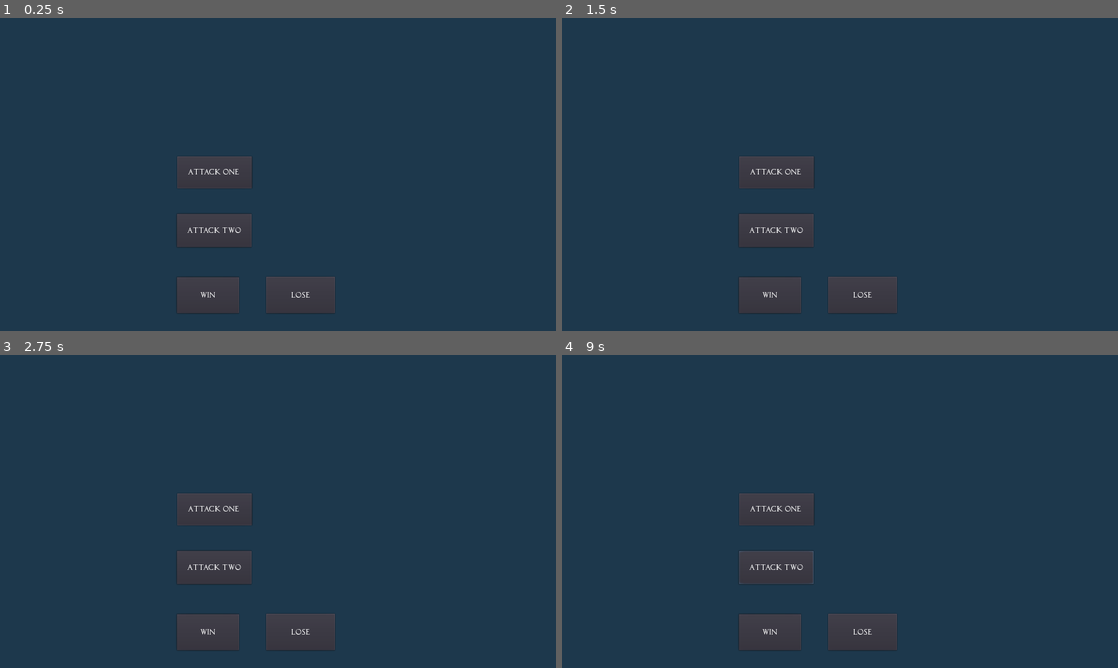
Above: before the commit, frames 1-4 (two rows, left to right).
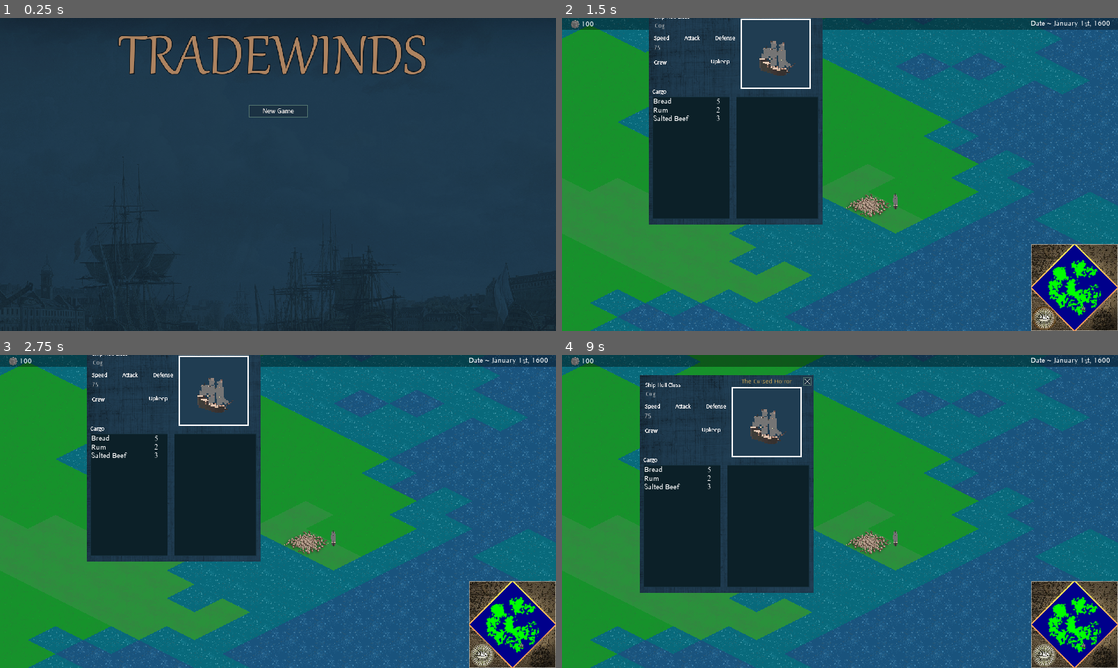
Above: after the commit, the same moments.

Repository: z-van-baars/tradewinds_godot
Game: Godot game, scene res://Scenes/Main.tscn
Two runs of this game, one before a commit and one after it. Both use one fixed random seed, a clock stepped at 60 frames per second and the inputs below.
Inputs (mouse positions are in pixels of both pictures, inside the frame that each line leads up to):
- Up to frame 1 (0.25 s): no input
- Up to frame 2 (1.5 s): click (840, 111) at 0.5 s; click (1045, 318) at 1.27 s
- Up to frame 3 (2.75 s): click (278, 448) at 2.02 s
- Up to frame 4 (9 s): click (840, 448) at 2.77 s; tap Enter at 3.5, 5, 6.5 s; move the mouse to (962, 495) at 3.52 s; press the mouse at (962, 495) at 3.53 s; right-click (962, 495) at 3.8 s; release the mouse at (962, 495) at 4.25 s; tap Space at 4.25, 5.75, 7.25 s; drag from (728, 527) to (840, 511) at 4.27 s; move the mouse to (895, 442) at 5.02 s; press the mouse at (895, 442) at 5.03 s; right-click (895, 442) at 5.3 s; release the mouse at (895, 442) at 5.75 s; drag from (812, 574) to (673, 464) at 5.77 s; move the mouse to (1006, 558) at 6.52 s; hold Right mouse button (right_click) 6.53-7.25 s; click (1006, 558) at 6.67 s; drag from (673, 464) to (840, 511) at 7.27 s; move the mouse to (867, 511) at 8.02 s; hold Mouse wheel up (scrollwheel_up) 8.03-8.75 s; click (867, 511) at 8.17 s; right-click (867, 511) at 8.3 s; drag from (756, 433) to (728, 527) at 8.77 s

The runs differ from the first frame. In frame 1, 11% of the frame differs, in the area x 0-100%, y 5-100%; in frame 2, 89%, in the area x 0-100%, y 0-100%; in frame 3, 89%; in frame 4, 87%.
Error before the commit: Invalid get index 'root' (on base: 'null instance'). (res://Scripts/Battle.gd:3)
Error after the commit: Parse Error: The identifier "entity" isn't declared in the current scope. (res://Scripts/Dispatcher.gd:7)

Commit message:
transfer to desktop commit

Diff:
--- a/Scenes/Main.tscn
+++ b/Scenes/Main.tscn
@@ -79,6 +79,8 @@
 [ext_resource path="res://Scripts/Encounter.gd" type="Script" id=77]
 [ext_resource path="res://Fonts/Capitalis/Capitalis.tres" type="DynamicFont" id=78]
 [ext_resource path="res://Fonts/Capitalis/CapitalisTypOasis.ttf" type="DynamicFontData" id=79]
+[ext_resource path="res://Scripts/Dispatcher.gd" type="Script" id=80]
+[ext_resource path="res://Fonts/Prince Valiant/PrinceValiant.ttf" type="DynamicFontData" id=81]
 
 [sub_resource type="TileSet" id=1]
 0/name = "very_dry.png 0"
@@ -150,6 +152,18 @@
 size = 25
 font_data = ExtResource( 79 )
 
+[sub_resource type="DynamicFont" id=5]
+size = 48
+font_data = ExtResource( 81 )
+
+[sub_resource type="DynamicFont" id=6]
+size = 26
+font_data = ExtResource( 73 )
+
+[sub_resource type="DynamicFont" id=7]
+size = 24
+font_data = ExtResource( 73 )
+
 [node name="Main" type="Node"]
 script = ExtResource( 30 )
 
@@ -221,6 +235,9 @@
 
 [node name="Ships" type="Node2D" parent="."]
 script = ExtResource( 72 )
+
+[node name="Dispatcher" type="Node2D" parent="."]
+script = ExtResource( 80 )
 
 [node name="Player" parent="." instance=ExtResource( 21 )]
 
@@ -1226,6 +1243,7 @@
 }
 
 [node name="EncounterScreen" type="ColorRect" parent="UILayer"]
+pause_mode = 2
 visible = false
 margin_right = 1280.0
 margin_bottom = 720.0
@@ -1277,7 +1295,47 @@
 "_edit_use_anchors_": false
 }
 
+[node name="EntityLabel" type="Label" parent="UILayer/EncounterScreen"]
+anchor_left = 0.5
+anchor_right = 0.5
+margin_left = -267.0
+margin_top = 20.0
+margin_right = 268.0
+margin_bottom = 87.0
+custom_fonts/font = SubResource( 5 )
+text = "The Whatever"
+align = 1
+__meta__ = {
+"_edit_use_anchors_": false
+}
+
+[node name="CaptainLabel" type="Label" parent="UILayer/EncounterScreen"]
+anchor_left = 0.5
+anchor_right = 0.5
+margin_left = -380.0
+margin_top = 99.0
+margin_right = 381.0
+margin_bottom = 129.0
+custom_fonts/font = SubResource( 6 )
+text = "Captained by Ignatious Thoroughgood"
+align = 1
+
+[node name="MessageLabel" type="Label" parent="UILayer/EncounterScreen"]
+anchor_left = 0.5
+anchor_top = 0.5
+anchor_right = 0.5
+anchor_bottom = 0.5
+margin_left = -434.5
+margin_top = -203.0
+margin_right = 434.5
+margin_bottom = 125.0
+custom_fonts/font = SubResource( 7 )
+text = "Message Goes Here"
+align = 1
+autowrap = true
+
 [node name="BattleScreen" type="ColorRect" parent="UILayer"]
+visible = false
 margin_right = 1280.0
 margin_bottom = 720.0
 color = Color( 0.113725, 0.219608, 0.298039, 1 )
@@ -1380,11 +1438,12 @@
 wait_time = 3.0
 [connection signal="date_changed" from="Calendar" to="UILayer/DateBar" method="_on_Calendar_date_changed"]
 [connection signal="timeout" from="Calendar/Timer" to="Calendar" method="_on_Timer_timeout"]
+[connection signal="open_encounter_screen" from="Dispatcher" to="UILayer/EncounterScreen" method="_on_Dispatcher_open_encounter_screen"]
 [connection signal="open_city_menu" from="Player" to="UILayer/CityMenu" method="_on_Player_open_city_menu"]
 [connection signal="toggle_logistics_menu" from="Player" to="UILayer/LogisticsMenu" method="_on_Player_toggle_logistics_menu"]
 [connection signal="pressed" from="UILayer/MapWidget/LogisticsButton" to="UILayer/LogisticsMenu" method="_on_LogisticsButton_pressed"]
+[connection signal="pressed" from="UILayer/MainMenu/NewGameButton" to="UILayer/MainMenu" method="_on_NewGameButton_pressed"]
 [connection signal="pressed" from="UILayer/MainMenu/NewGameButton" to="." method="_on_NewGameButton_pressed"]
-[connection signal="pressed" from="UILayer/MainMenu/NewGameButton" to="UILayer/MainMenu" method="_on_NewGameButton_pressed"]
 [connection signal="visibility_changed" from="UILayer/CityMenu" to="UILayer/CityMenu" method="_on_CityMenu_visibility_changed"]
 [connection signal="button_down" from="UILayer/CityMenu/DragButton" to="UILayer/CityMenu" method="_on_DragButton_button_down"]
 [connection signal="button_up" from="UILayer/CityMenu/DragButton" to="UILayer/CityMenu" method="_on_DragButton_button_up"]
--- a/Scripts/Battle.gd
+++ b/Scripts/Battle.gd
@@ -1,7 +1,9 @@
 extends ColorRect
 
-var status_label = get_tree().root.get_node("Main/UILayer/DateBar/StatusLabel")
+var status_label
 
+func _ready():
+	status_label = get_tree().root.get_node("Main/UILayer/DateBar/StatusLabel")
 
 func _on_WinButton_pressed():
 	$OutcomeMessageTimer.start()
--- a/Scripts/Captain.gd
+++ b/Scripts/Captain.gd
@@ -1,4 +1,6 @@
 extends Node2D
+
+var name_str = " patheces"
 
 func _ready():
 	$WanderTimer.start()
--- a/Scripts/Captains.gd
+++ b/Scripts/Captains.gd
@@ -12,7 +12,8 @@
 	var new_ship = ship_scene.instance()
 	new_captain.add_child(new_ship)
 	new_ship.position = world_pos
-	new_ship.initialize_stats("galleon")
+	new_ship.initialize_stats("galleon", new_captain)
 	new_ship.connect_signals(
 		player,
-		get_tree().root.get_node("Main/UILayer/InfoCard"))
+		get_tree().root.get_node("Main/UILayer/InfoCard"),
+		get_tree().root.get_node("Main/Dispatcher"))
--- /dev/null
+++ b/Scripts/Dispatcher.gd
@@ -0,0 +1,7 @@
+extends Node2D
+
+var interaction_queue = []
+signal open_encounter_screen
+
+func _on_Ship_target_entity_reached(target_entity):
+	emit_signal("open_encounter_screen", entity, target_entity)
--- a/Scripts/Encounter.gd
+++ b/Scripts/Encounter.gd
@@ -1,6 +1,29 @@
 extends ColorRect
 
+var entity = null
+var captain = null
 
+func set_all(target_entity):
+	entity = target_entity
+	captain = target_entity.captain
+	$EntityLabel.text = target_entity.ship_name
+	$CaptainLabel.text = "Captained by " + target_entity.captain.name_str
+	$MessageLabel.text = select_greeting(captain)
+
+
+func select_greeting(captain):
+	return "Greetings, how can I help you?"
+
+func clear_all():
+	entity = null
+	captain = null
+	$EntityLabel.text = " "
+	$CaptainLabel.text = " "
 
 func _on_LeaveButton_pressed():
 	visible = false
+
+func _on_Dispatcher_open_encounter_screen(entity, target_entity):
+	set_all(target_entity)
+	get_tree().paused = true
+	visible = true
--- a/Scripts/Player.gd
+++ b/Scripts/Player.gd
@@ -22,7 +22,8 @@
 	$Ship.initialize_stats("cog")
 	$Ship.connect_signals(
 		self,
-		get_tree().root.get_node("Main/UILayer/InfoCard"))
+		get_tree().root.get_node("Main/UILayer/InfoCard"),
+		get_tree().root.get_node("Main/Dispatcher"))
 	$Ship.connect(
 		"destination_reached",
 		self,
@@ -65,6 +66,9 @@
 	ship_selected = ship_node
 	ship_node.select()
 	own_ship_selected = ship_node.player_ship
+
+func _on_Ship_right_click(ship_node):
+	$Ship.target_entity = ship_node
 
 func _on_Ship_destination_reached(destination_city):
 	emit_signal("open_city_menu", destination_city)
--- a/Ships/Ship.gd
+++ b/Ships/Ship.gd
@@ -16,7 +16,9 @@
 var direction : Vector2
 var target : Vector2
 var destination_city = null
+var target_entity = null
 var player_ship = false
+var captain = null
 
 # variable stats, filled out for different ships
 var ship_name
@@ -24,19 +26,19 @@
 var speed
 var cargo_cap
 
-
-
 func _ready():
 	tools = get_tree().root.get_node("Main/Tools")
 	ship_stats = get_tree().root.get_node("Main/ShipStats")
 
-func initialize_stats(hull_class):
+func initialize_stats(hull_class, import_captain=null):
 	ship_name = "The " + get_tree().root.get_node("Main/Ships").get_name()
 	hull = hull_class
 	speed = ship_stats.speed[hull_class]
 	cargo_cap = ship_stats.cargo_cap[hull_class]
+	if import_captain != null:
+		captain = import_captain
 
-func connect_signals(player_node, info_card):
+func connect_signals(player_node, info_card, dispatch_node):
 	self.connect(
 		"left_click",
 		player_node,
@@ -53,6 +55,15 @@
 		"unhovered",
 		info_card,
 		"_on_Entity_unhovered")
+	self.connect(
+		"target_entity_reached",
+		dispatch_node,
+		"_on_Ship_target_entity_reached")
+
+func _process(delta):
+	if target_entity != null:
+		if target_entity.position != target:
+			set_target(target_entity.position)
 
 func _physics_process(delta):
 	if abs(direction.x) == 1 and abs(direction.y) == 1:
@@ -63,16 +74,25 @@
 			if position.distance_to(destination_city.get_center()) < 40:
 				emit_signal("destination_reached", destination_city)
 				zero_target()
+		elif destination_city == null and target_entity != null:
+			if position.distance_to(target_entity.get_center()) < 10:
+				print("breached the chrysalis")
+				emit_signal("target_entity_reached", target_entity)
+				zero_target()
 		move_and_collide(movement)
 	else:
 		zero_target()
 	animates_ship(direction)
-
+func get_center():
+	return Vector2(position.x, position.y + 3)
 func zero_target():
 	target = position
 
 func clear_destination():
 	destination_city = null
+
+func clear_target_entity():
+	target_entity = null
 
 func set_target(new_target):
 	target = new_target
Not shown: 1 places in Scenes/Main.tscn that only renumber resources
